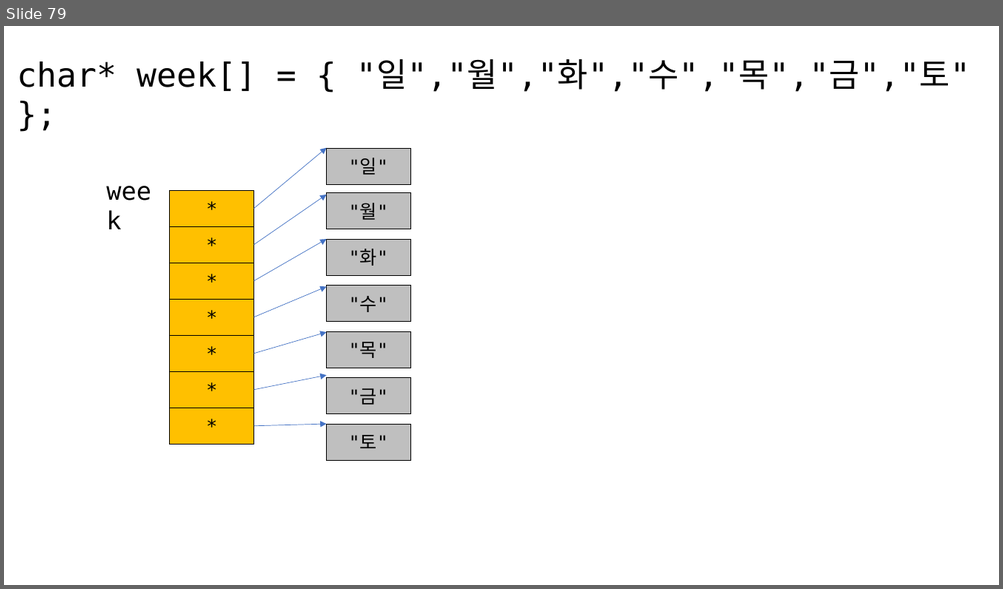
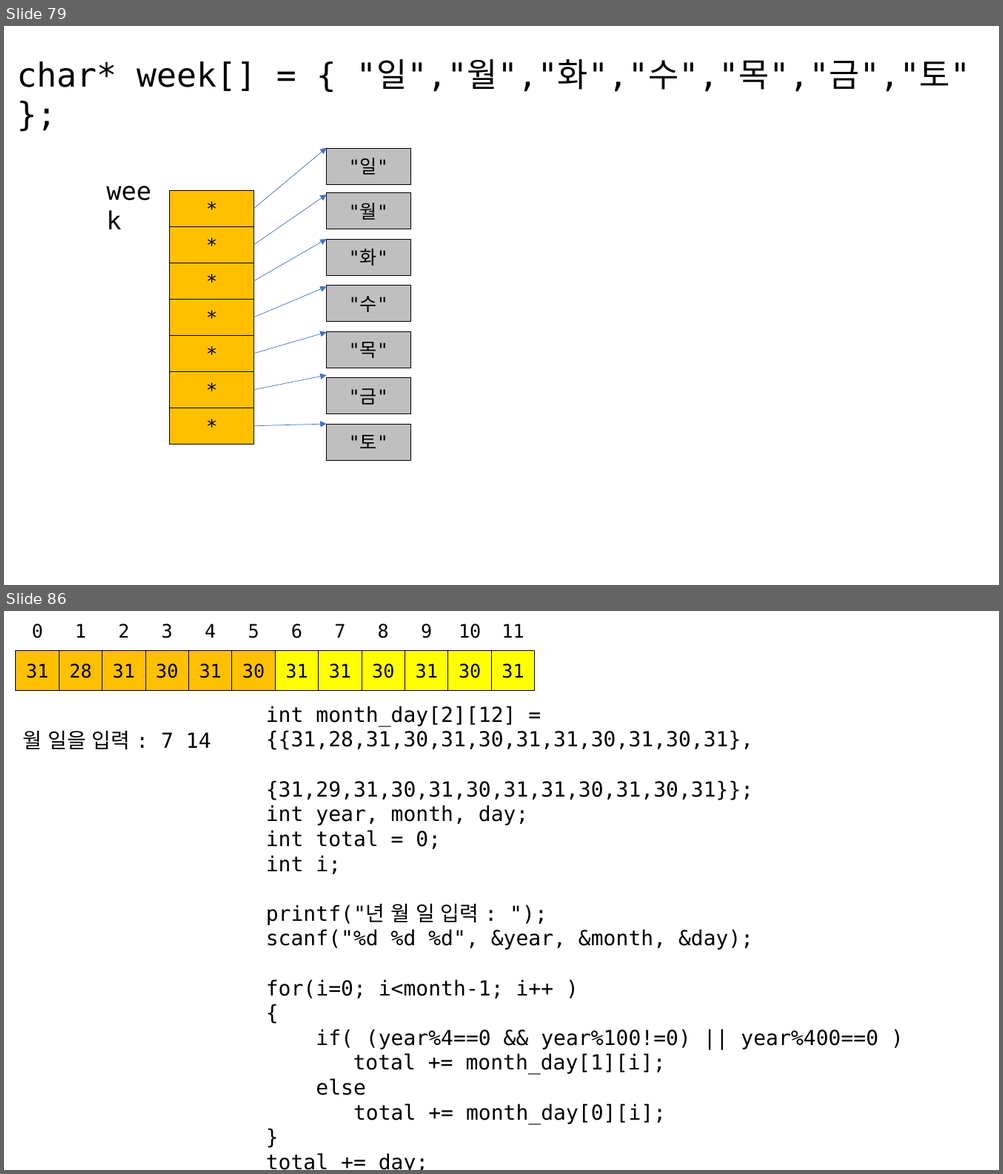
Before and after one commit to imguru-mooc/C_basic_AIR, a slide deck: C_판서.pptx. Shown one above the other, each under a label of ours: slide 79 before the commit, slides 79 and 86 after it; the slides between them are not shown. The pictures are 1003x589 and 1003x1174 pixels, drawn with LibreOffice and Linux fonts; fonts in the diff are those of the drawing. Boxes give left, top, right and bottom in pixels: in the first picture for what was removed or moved away, otherwise in the second. Text is boxed around its words. In the diff, an @@ line names an element or a change of style, - is before the commit and + after.

```diff
--- a/C_판서.pptx
+++ b/C_판서.pptx
@@ slide 86 added at bbox=[4, 611, 999, 1170], background #FFFFFF @@
@@ text added at bbox=[32, 624, 43, 638], 18 pt, text #000000 @@
+0
@@ text added at bbox=[75, 624, 86, 638], 18 pt, text #000000 @@
+1
@@ text added at bbox=[118, 624, 129, 638], 18 pt, text #000000 @@
+2
@@ text added at bbox=[162, 624, 173, 638], 18 pt, text #000000 @@
+3
@@ text added at bbox=[205, 624, 216, 638], 18 pt, text #000000 @@
+4
@@ text added at bbox=[248, 624, 259, 638], 18 pt, text #000000 @@
+5
@@ text added at bbox=[291, 624, 302, 638], 18 pt, text #000000 @@
+6
@@ text added at bbox=[334, 624, 345, 638], 18 pt, text #000000 @@
+7
@@ text added at bbox=[378, 624, 389, 638], 18 pt, text #000000 @@
+8
@@ text added at bbox=[421, 624, 432, 638], 18 pt, text #000000 @@
+9
@@ text added at bbox=[458, 624, 481, 638], 18 pt, text #000000 @@
+10
@@ text added at bbox=[501, 624, 523, 638], 18 pt, text #000000 @@
+11
@@ rectangle added at bbox=[16, 650, 60, 690], fill #FFC000, outline #000000 0.75 pt, 18 pt, text #000000 @@
+31
@@ rectangle added at bbox=[60, 650, 102, 690], fill #FFC000, outline #000000 0.75 pt, 18 pt, text #000000 @@
+28
@@ rectangle added at bbox=[102, 650, 146, 690], fill #FFC000, outline #000000 0.75 pt, 18 pt, text #000000 @@
+31
@@ rectangle added at bbox=[146, 650, 189, 690], fill #FFC000, outline #000000 0.75 pt, 18 pt, text #000000 @@
+30
@@ rectangle added at bbox=[189, 650, 233, 690], fill #FFC000, outline #000000 0.75 pt, 18 pt, text #000000 @@
+31
@@ rectangle added at bbox=[232, 650, 275, 690], fill #FFC000, outline #000000 0.75 pt, 18 pt, text #000000 @@
+30
@@ rectangle added at bbox=[275, 650, 318, 690], fill #FFFF00, outline #000000 0.75 pt, 18 pt, text #000000 @@
+31
@@ rectangle added at bbox=[318, 650, 361, 690], fill #FFFF00, outline #000000 0.75 pt, 18 pt, text #000000 @@
+31
@@ rectangle added at bbox=[361, 650, 404, 690], fill #FFFF00, outline #000000 0.75 pt, 18 pt, text #000000 @@
+30
@@ rectangle added at bbox=[404, 650, 448, 690], fill #FFFF00, outline #000000 0.75 pt, 18 pt, text #000000 @@
+31
@@ rectangle added at bbox=[448, 650, 491, 690], fill #FFFF00, outline #000000 0.75 pt, 18 pt, text #000000 @@
+30
@@ rectangle added at bbox=[491, 650, 535, 690], fill #FFFF00, outline #000000 0.75 pt, 18 pt, text #000000 @@
+31
@@ text added at bbox=[266, 706, 878, 1125], 20 pt, text #000000 @@
+int month_day[2][12] = {{31,28,31,30,31,30,31,31,30,31,30,31},
+{31,29,31,30,31,30,31,31,30,31,30,31}};
+int year, month, day;
+int total = 0;
+int i;
+printf("년 월 일 입력 : ");
+scanf("%d %d %d", &year, &month, &day);
+for(i=0; i<month-1; i++ )
+{
+if( (year%4==0 && year%100!=0) || year%400==0 )
+total += month_day[1][i];
+else
+total += month_day[0][i];
+}
+total += day;
+printf("%d월 %d일은 %d번째 일입니다.\n", month, day, total);
@@ text added at bbox=[23, 730, 211, 750], 20 pt, text #000000 @@
+월 일을 입력 : 7 14
```
Also in this commit, not shown: 14 other slides added.
